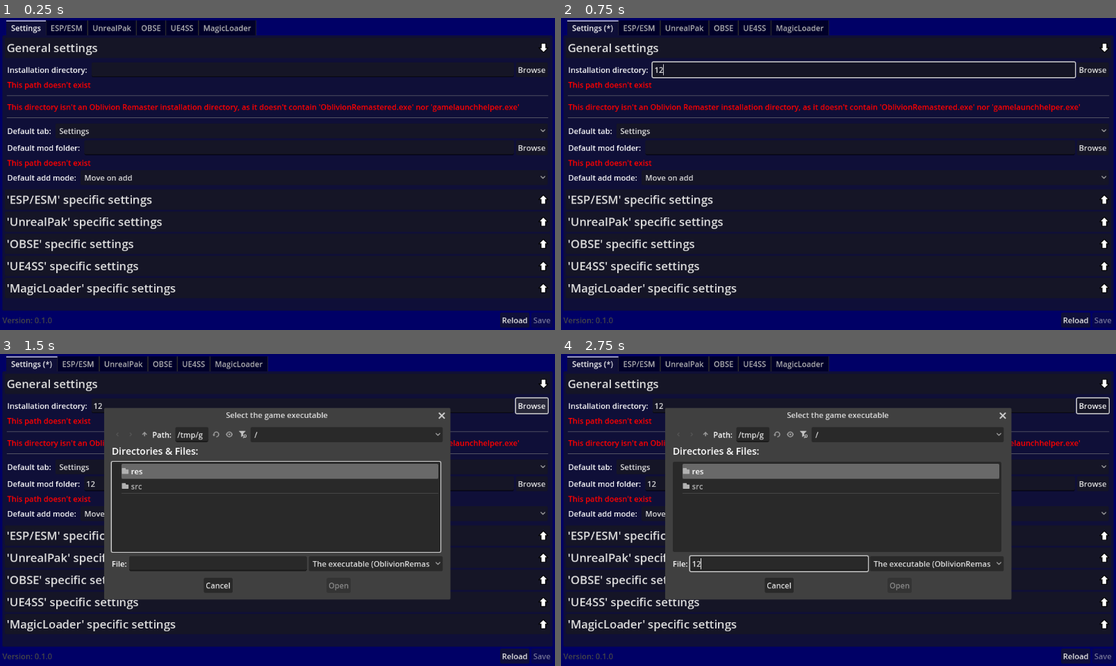
Above: before the commit, frames 1-4 (two rows, left to right).
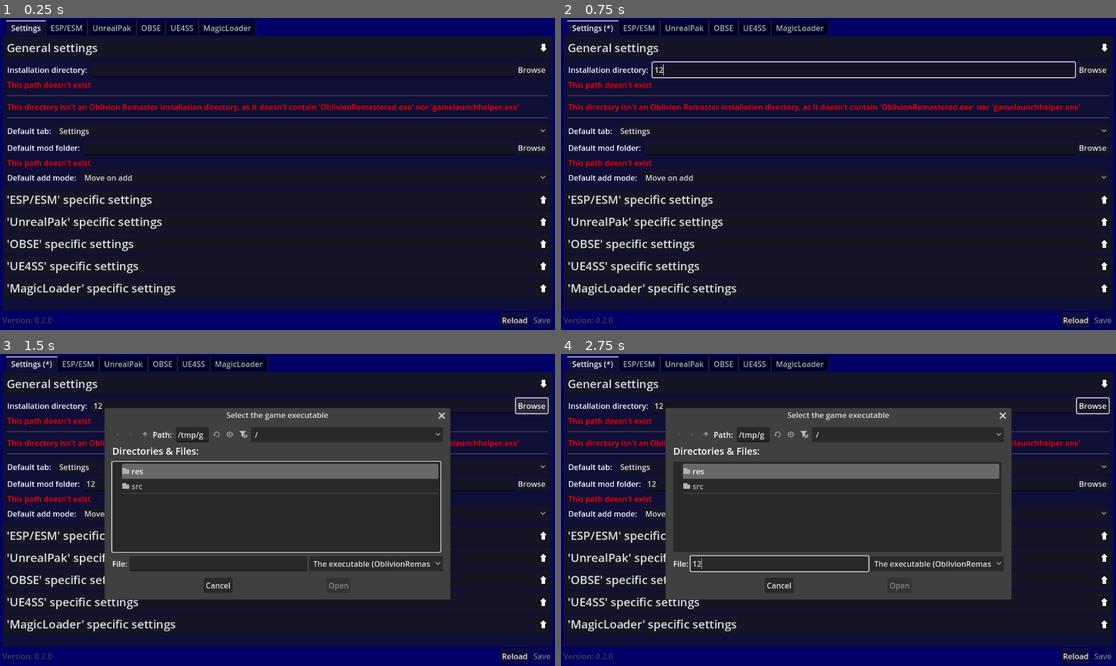
Above: after the commit, the same moments.

Repository: TheNamlessGuy/oblivion-remaster-mod-manager
Game: Godot game, scene res://src/components/main_window.tscn
Two runs of this game, one before a commit and one after it. Both use one fixed random seed, a clock stepped at 60 frames per second and the inputs below.
Inputs (mouse positions are in pixels of both pictures, inside the frame that each line leads up to):
- Up to frame 1 (0.25 s): no input
- Up to frame 2 (0.75 s): click (866, 71) at 0.52 s; type "12" at 0.6 s
- Up to frame 3 (1.5 s): click (299, 485) at 0.75 s; type "12" at 0.83 s; click "Browse" at 1.25 s
- Up to frame 4 (2.75 s): click (777, 563) at 2.02 s; type "12" at 2.1 s

The runs differ from the first frame. In frame 1, less than 0.1% of the frame differs, in the area x 7-9%, y 95-98%; in frame 2, less than 0.1%; in frame 3, 0.8%, in the area x 7-78%, y 18-98%; in frame 4, 0.8%.

Commit message:
release: 0.2.0
feat:
* MagicLoader support
* Rudimentary "Guess installation path" feature
* Made things more GamePass friendly (should now work?)

fix:
* Moved "Reload" button down next to "Save" button
* Added version number display in the bottom left

Internal:
* Added custom dialog system for more flexibility
* Added support for custom buttons in ModSelector

Diff:
--- a/project/src/components/main_window.tscn
+++ b/project/src/components/main_window.tscn
@@ -47,7 +47,7 @@
 
 [node name="VersionLabel" type="Label" parent="MarginContainer/WindowContent/ButtonContainer"]
 layout_mode = 2
-text = "Version: 0.1.0"
+text = "Version: 0.2.0"
 
 [node name="HSplitContainer" type="HSplitContainer" parent="MarginContainer/WindowContent/ButtonContainer"]
 layout_mode = 2
